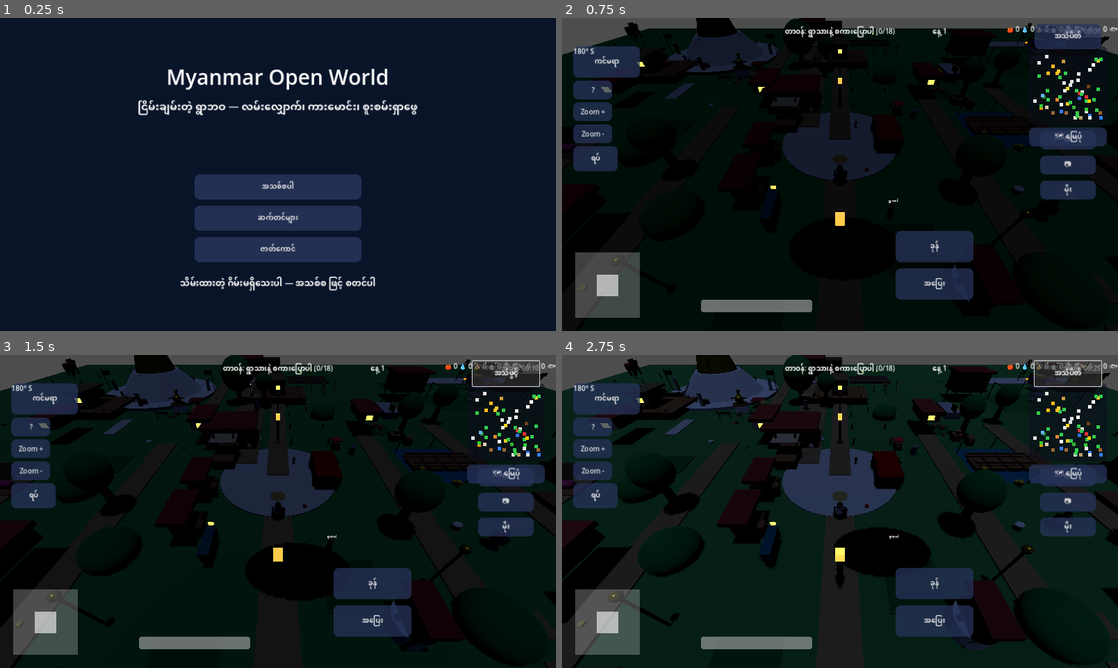
Above: before the commit, frames 1-4 (two rows, left to right).
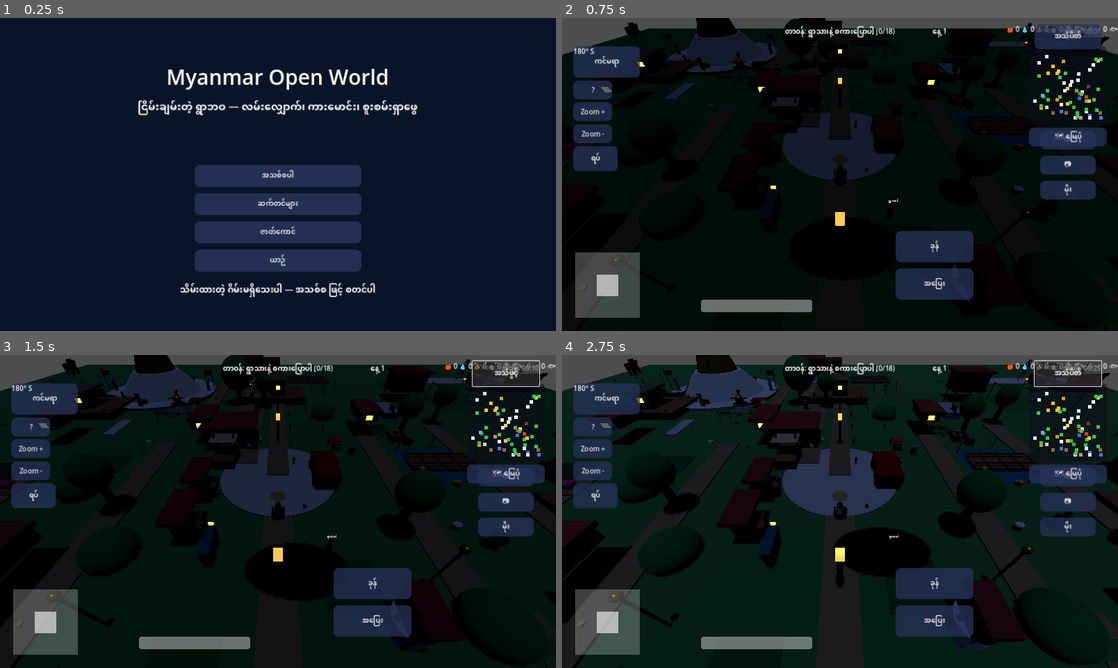
Above: after the commit, the same moments.

Repository: sudohlaingwin/gta-open-world
Game: Godot game, scene res://scenes/ui/main_menu.tscn
Same seed, same stepped clock (60 frames per second), same inputs: the game is played once before the commit and once after it.
Inputs:
- Up to frame 1 (0.25 s): no input
- Up to frame 2 (0.75 s): click "အသစ်စပါ" at 0.5 s
- Up to frame 3 (1.5 s): click "အသံပိတ်" at 1.25 s
- Up to frame 4 (2.75 s): click "အသံဖွင့်" at 2 s

The runs differ from the first frame. In frame 1, 6.2% of the frame differs, in the area x 32-68%, y 46-90%; in frame 2, nothing differs; in frame 3, less than 0.1%; in frame 4, less than 0.1%.

Commit message:
Slice 35: vehicle paint customization (menu Vehicle screen, per-vehicle presets, persisted, applied at spawn with duplicated materials) + review of opponent fd38ca1

Diff:
--- a/autoload/save_manager.gd
+++ b/autoload/save_manager.gd
@@ -30,6 +30,13 @@
 var shirt_color_html: String = "#F5F0E6"
 var longyi_color_html: String = "#145938"
 var hat_visible: bool = true
+## Slice 35 vehicle paints: defaults are the scene's own body colours
+## (car red, motorcycle teal, tuk-tuk blue), so a missing settings
+## file looks exactly like the pre-customization vehicles. Paints are
+## colours of the existing body meshes only, applied at world spawn.
+var car_paint_html: String = "#D91A26"
+var motorcycle_paint_html: String = "#1A8C99"
+var tuktuk_paint_html: String = "#1A66CC"
 ## Slice 32 control settings. camera_sensitivity scales touch-drag
 ## orbit speed (1.0 = Slice 24 behaviour); hud_scale scales every
 ## touch HUD control around its own centre (1.0 = current layout);
@@ -89,6 +96,9 @@
 	shirt_color_html = "#F5F0E6"
 	longyi_color_html = "#145938"
 	hat_visible = true
+	car_paint_html = "#D91A26"
+	motorcycle_paint_html = "#1A8C99"
+	tuktuk_paint_html = "#1A66CC"
 	camera_sensitivity = 1.0
 	hud_scale = 1.0
 	joystick_deadzone = 0.15
@@ -116,6 +126,18 @@
 			longyi_color_html = lo
 	if parsed.has("hat_visible"):
 		hat_visible = bool(parsed.get("hat_visible"))
+	if parsed.has("car_paint_html"):
+		var cp = str(parsed.get("car_paint_html"))
+		if Color.html_is_valid(cp):
+			car_paint_html = cp
+	if parsed.has("motorcycle_paint_html"):
+		var mp = str(parsed.get("motorcycle_paint_html"))
+		if Color.html_is_valid(mp):
+			motorcycle_paint_html = mp
+	if parsed.has("tuktuk_paint_html"):
+		var tp = str(parsed.get("tuktuk_paint_html"))
+		if Color.html_is_valid(tp):
+			tuktuk_paint_html = tp
 	if parsed.has("camera_sensitivity"):
 		camera_sensitivity = clampf(float(parsed.get("camera_sensitivity")), 0.5, 2.0)
 	if parsed.has("hud_scale"):
@@ -129,6 +151,9 @@
 		"shirt_color_html": shirt_color_html,
 		"longyi_color_html": longyi_color_html,
 		"hat_visible": hat_visible,
+		"car_paint_html": car_paint_html,
+		"motorcycle_paint_html": motorcycle_paint_html,
+		"tuktuk_paint_html": tuktuk_paint_html,
 		"camera_sensitivity": camera_sensitivity,
 		"hud_scale": hud_scale,
 		"joystick_deadzone": joystick_deadzone}
@@ -146,6 +171,9 @@
 	shirt_color_html = "#F5F0E6"
 	longyi_color_html = "#145938"
 	hat_visible = true
+	car_paint_html = "#D91A26"
+	motorcycle_paint_html = "#1A8C99"
+	tuktuk_paint_html = "#1A66CC"
 	camera_sensitivity = 1.0
 	hud_scale = 1.0
 	joystick_deadzone = 0.15
--- a/player.gd
+++ b/player.gd
@@ -220,6 +220,7 @@
 var pause_settings_panel: Node = null
 var pending_talked_names: Array = []
 var pending_growth_applied: bool = false
+var vehicle_paints_applied: bool = false
 var last_saved_stage: int = -1
 
 func _ready() -> void:
@@ -232,6 +233,8 @@
 
 func _physics_process(delta: float) -> void:
 	_apply_deferred_load()
+	if not vehicle_paints_applied:
+		_apply_vehicle_paints()
 	_update_pause_ui()
 	_autosave_on_stage_change()
 	_update_clock_label()
@@ -1857,6 +1860,43 @@
 		hat.visible = bool(sm.get("hat_visible"))
 
 
+## Slice 35 vehicle paints: apply the saved Vehicle-screen choices at
+## world spawn, one DUPLICATED body material per vehicle (the Slice 30
+## pattern). Duplication matters here too: the motorcycle body shares
+## the scene's teal paint material with the Bicycle frame, so recoloring
+## the shared material in place would repaint the bicycle as well —
+## the duplicate keeps the bicycle (and every other node) untouched.
+## Runs on the first physics frame, when every scene node is in the
+## tree; if any body mesh is missing it retries next frame instead of
+## silently skipping a vehicle. Applied on world load, not live:
+## changing a paint in the menu shows up the next time the world loads.
+func _apply_vehicle_paints() -> void:
+	var sm = _sm()
+	if sm == null:
+		return
+	var bodies: Array = [
+		["../Car/MeshInstance3D", "car_paint_html"],
+		["../Motorcycle/MeshInstance3D", "motorcycle_paint_html"],
+		["../TukTuk/TukBody", "tuktuk_paint_html"],
+	]
+	for entry in bodies:
+		var mesh = get_node_or_null(str(entry[0])) as MeshInstance3D
+		if mesh == null:
+			return
+		var html = str(sm.get(str(entry[1])))
+		if not Color.html_is_valid(html):
+			continue
+		var base = mesh.get_surface_override_material(0)
+		if base == null:
+			continue
+		var mat = base.duplicate() as StandardMaterial3D
+		if mat == null:
+			continue
+		mat.albedo_color = Color(html)
+		mesh.set_surface_override_material(0, mat)
+	vehicle_paints_applied = true
+
+
 ## Slice 32 HUD size: scales every touch HUD control around its own
 ## centre, from the persisted hud_scale (0.8–1.25, default 1.0).
 ## Applied at world spawn and again on pause-resume, so a change
--- a/scenes/ui/main_menu.gd
+++ b/scenes/ui/main_menu.gd
@@ -8,14 +8,19 @@
 ## Slice 30 adds Character (wired exactly like Settings): it shows
 ## the outfit panel, whose choices persist in SaveManager settings
 ## and apply to the player at world spawn.
+## Slice 35 adds Vehicle the same way: it shows the paint panel,
+## whose choices persist in SaveManager settings and apply to the
+## player vehicles at world spawn.
 
 var continue_button: Button = null
 var new_game_button: Button = null
 var settings_button: Button = null
 var character_button: Button = null
+var vehicle_button: Button = null
 var no_save_label: Label = null
 var settings_panel: Node = null
 var character_panel: Node = null
+var vehicle_panel: Node = null
 
 
 func _ready() -> void:
@@ -31,9 +36,13 @@
 	character_button = get_node_or_null("CharacterButton") as Button
 	if character_button != null:
 		character_button.pressed.connect(_on_character_pressed)
+	vehicle_button = get_node_or_null("VehicleButton") as Button
+	if vehicle_button != null:
+		vehicle_button.pressed.connect(_on_vehicle_pressed)
 	no_save_label = get_node_or_null("NoSaveLabel") as Label
 	settings_panel = get_node_or_null("SettingsPanel")
 	character_panel = get_node_or_null("CharacterPanel")
+	vehicle_panel = get_node_or_null("VehiclePanel")
 	_refresh_continue()
 
 
@@ -89,3 +98,13 @@
 	character_panel.visible = true
 	if character_panel.has_method("refresh"):
 		character_panel.call("refresh")
+
+
+func _on_vehicle_pressed() -> void:
+	if vehicle_panel == null:
+		vehicle_panel = get_node_or_null("VehiclePanel")
+	if vehicle_panel == null:
+		return
+	vehicle_panel.visible = true
+	if vehicle_panel.has_method("refresh"):
+		vehicle_panel.call("refresh")
--- a/scenes/ui/main_menu.tscn
+++ b/scenes/ui/main_menu.tscn
@@ -1,8 +1,9 @@
-[gd_scene load_steps=5 format=3]
+[gd_scene load_steps=6 format=3]
 
 [ext_resource type="Script" path="res://scenes/ui/main_menu.gd" id="1_menu_script"]
 [ext_resource type="PackedScene" path="res://scenes/ui/settings_panel.tscn" id="2_settings_panel"]
 [ext_resource type="PackedScene" path="res://scenes/ui/character_panel.tscn" id="3_character_panel"]
+[ext_resource type="PackedScene" path="res://scenes/ui/vehicle_panel.tscn" id="4_vehicle_panel"]
 
 [sub_resource type="StyleBoxFlat" id="StyleBoxFlat_menu_button"]
 bg_color = Color(0.15, 0.2, 0.35, 0.9)
@@ -62,9 +63,9 @@
 [node name="ContinueButton" type="Button" parent="."]
 theme_override_styles/normal = SubResource("StyleBoxFlat_menu_button")
 anchor_left = 0.35
-anchor_top = 0.40
+anchor_top = 0.38
 anchor_right = 0.65
-anchor_bottom = 0.48
+anchor_bottom = 0.45
 offset_left = 0.0
 offset_top = 0.0
 offset_right = 0.0
@@ -74,9 +75,9 @@
 [node name="NewGameButton" type="Button" parent="."]
 theme_override_styles/normal = SubResource("StyleBoxFlat_menu_button")
 anchor_left = 0.35
-anchor_top = 0.50
+anchor_top = 0.47
 anchor_right = 0.65
-anchor_bottom = 0.58
+anchor_bottom = 0.54
 offset_left = 0.0
 offset_top = 0.0
 offset_right = 0.0
@@ -86,9 +87,9 @@
 [node name="SettingsButton" type="Button" parent="."]
 theme_override_styles/normal = SubResource("StyleBoxFlat_menu_button")
 anchor_left = 0.35
-anchor_top = 0.60
+anchor_top = 0.56
 anchor_right = 0.65
-anchor_bottom = 0.68
+anchor_bottom = 0.63
 offset_left = 0.0
 offset_top = 0.0
 offset_right = 0.0
@@ -98,20 +99,32 @@
 [node name="CharacterButton" type="Button" parent="."]
 theme_override_styles/normal = SubResource("StyleBoxFlat_menu_button")
 anchor_left = 0.35
-anchor_top = 0.70
+anchor_top = 0.65
 anchor_right = 0.65
-anchor_bottom = 0.78
+anchor_bottom = 0.72
 offset_left = 0.0
 offset_top = 0.0
 offset_right = 0.0
 offset_bottom = 0.0
 text = "ဇာတ်ကောင်"
 
+[node name="VehicleButton" type="Button" parent="."]
+theme_override_styles/normal = SubResource("StyleBoxFlat_menu_button")
+anchor_left = 0.35
+anchor_top = 0.74
+anchor_right = 0.65
+anchor_bottom = 0.81
+offset_left = 0.0
+offset_top = 0.0
+offset_right = 0.0
+offset_bottom = 0.0
+text = "ယာဉ်"
+
 [node name="NoSaveLabel" type="Label" parent="."]
 anchor_left = 0.2
-anchor_top = 0.82
+anchor_top = 0.84
 anchor_right = 0.8
-anchor_bottom = 0.88
+anchor_bottom = 0.90
 offset_left = 0.0
 offset_top = 0.0
 offset_right = 0.0
@@ -126,3 +139,6 @@
 
 [node name="CharacterPanel" parent="." instance=ExtResource("3_character_panel")]
 visible = false
+
+[node name="VehiclePanel" parent="." instance=ExtResource("4_vehicle_panel")]
+visible = false
--- /dev/null
+++ b/scenes/ui/vehicle_panel.gd
@@ -0,0 +1,102 @@
+extends Panel
+## Slice 35 vehicle panel: paint presets for the three physics-polished
+## road vehicles (car, motorcycle, tuk-tuk), picked from the main menu.
+## Presets are DATA here; the chosen colours persist in SaveManager
+## settings (settings.json) and player.gd applies them at world spawn.
+## The vehicles are primitive meshes, so this is COLOURS of the
+## existing body meshes only — no new meshes, no new models, no
+## parts or accessories. If a control is shown, it changes the game:
+## every preset button writes settings immediately, and refresh()
+## always shows the saved choice for the selected vehicle.
+## Applied on world load, not live: changing a paint in the menu
+## shows up the next time the world loads.
+
+const VEHICLES: Array = ["Car", "Motorcycle", "TukTuk"]
+const VEHICLE_LABELS: Array = ["ကား", "ဆိုင်ကယ်", "သုံးဘီး"]
+const VEHICLE_KEYS: Array = ["car_paint_html", "motorcycle_paint_html", "tuktuk_paint_html"]
+const PRESETS: Array = [
+	[
+		{"name": "အနီ (မူလ)", "color": "#D91A26"},
+		{"name": "အဖြူ", "color": "#F2F2F2"},
+		{"name": "နက်ပြာ", "color": "#1A2A4A"},
+		{"name": "ရွှေဝါ", "color": "#D9A419"},
+	],
+	[
+		{"name": "စိမ်းပြာ (မူလ)", "color": "#1A8C99"},
+		{"name": "အနီ", "color": "#D91A26"},
+		{"name": "အနက်", "color": "#1A1A1A"},
+		{"name": "လိမ္မော်", "color": "#E67E22"},
+	],
+	[
+		{"name": "အပြာ (မူလ)", "color": "#1A66CC"},
+		{"name": "အဝါ", "color": "#F2C200"},
+		{"name": "အစိမ်း", "color": "#1A7A3A"},
+		{"name": "ပန်းရောင်", "color": "#D94A7A"},
+	],
+]
+
+var selected_vehicle: int = 0
+var vehicle_buttons: Array = []
+var preset_buttons: Array = []
+var current_label: Label = null
+var back_button: Button = null
+
+
+func _ready() -> void:
+	for i in range(VEHICLES.size()):
+		var btn = get_node_or_null("Vehicle%dButton" % (i + 1)) as Button
+		if btn != null:
+			btn.text = str(VEHICLE_LABELS[i])
+			btn.pressed.connect(_on_vehicle_pressed.bind(i))
+			vehicle_buttons.append(btn)
+	for i in range(4):
+		var btn = get_node_or_null("Preset%dButton" % (i + 1)) as Button
+		if btn != null:
+			btn.pressed.connect(_on_preset_pressed.bind(i))
+			preset_buttons.append(btn)
+	current_label = get_node_or_null("CurrentLabel") as Label
+	back_button = get_node_or_null("BackButton") as Button
+	if back_button != null:
+		back_button.pressed.connect(_on_back_pressed)
+	refresh()
+
+
+func _sm():
+	return get_node_or_null("/root/SaveManager")
+
+
+func refresh() -> void:
+	var sm = _sm()
+	for i in range(preset_buttons.size()):
+		var btn = preset_buttons[i] as Button
+		if btn != null:
+			btn.text = str(PRESETS[selected_vehicle][i]["name"])
+	if sm == null:
+		return
+	var key = str(VEHICLE_KEYS[selected_vehicle])
+	var saved = str(sm.get(key))
+	var current = "စိတ်ကြိုက်"
+	for i in range(PRESETS[selected_vehicle].size()):
+		if saved == str(PRESETS[selected_vehicle][i]["color"]):
+			current = str(PRESETS[selected_vehicle][i]["name"])
+			break
+	if current_label != null:
+		current_label.text = "လက်ရှိဆေး (" + str(VEHICLE_LABELS[selected_vehicle]) + "): " + current
+
+
+func _on_vehicle_pressed(index: int) -> void:
+	selected_vehicle = index
+	refresh()
+
+
+func _on_preset_pressed(index: int) -> void:
+	var sm = _sm()
+	if sm == null:
+		return
+	sm.set(str(VEHICLE_KEYS[selected_vehicle]), str(PRESETS[selected_vehicle][index]["color"]))
+	sm.call("save_settings")
+	refresh()
+
+
+func _on_back_pressed() -> void:
+	visible = false
--- /dev/null
+++ b/scenes/ui/vehicle_panel.tscn
@@ -0,0 +1,154 @@
+[gd_scene load_steps=3 format=3]
+
+[ext_resource type="Script" path="res://scenes/ui/vehicle_panel.gd" id="1_vehicle_script"]
+
+[sub_resource type="StyleBoxFlat" id="StyleBoxFlat_vehicle_button"]
+bg_color = Color(0.15, 0.2, 0.35, 0.9)
+corner_radius_top_left = 12
+corner_radius_top_right = 12
+corner_radius_bottom_left = 12
+corner_radius_bottom_right = 12
+
+[node name="VehiclePanel" type="Panel"]
+anchor_left = 0.0
+anchor_top = 0.0
+anchor_right = 1.0
+anchor_bottom = 1.0
+offset_left = 0.0
+offset_top = 0.0
+offset_right = 0.0
+offset_bottom = 0.0
+script = ExtResource("1_vehicle_script")
+
+[node name="Background" type="ColorRect" parent="."]
+anchor_left = 0.0
+anchor_top = 0.0
+anchor_right = 1.0
+anchor_bottom = 1.0
+offset_left = 0.0
+offset_top = 0.0
+offset_right = 0.0
+offset_bottom = 0.0
+color = Color(0.04, 0.08, 0.16, 0.95)
+
+[node name="TitleLabel" type="Label" parent="."]
+anchor_left = 0.1
+anchor_top = 0.08
+anchor_right = 0.9
+anchor_bottom = 0.14
+offset_left = 0.0
+offset_top = 0.0
+offset_right = 0.0
+offset_bottom = 0.0
+theme_override_font_sizes/font_size = 32
+horizontal_alignment = 1
+text = "ယာဉ် ဆေးရောင်"
+
+[node name="Vehicle1Button" type="Button" parent="."]
+theme_override_styles/normal = SubResource("StyleBoxFlat_vehicle_button")
+anchor_left = 0.30
+anchor_top = 0.17
+anchor_right = 0.70
+anchor_bottom = 0.24
+offset_left = 0.0
+offset_top = 0.0
+offset_right = 0.0
+offset_bottom = 0.0
+text = "ကား"
+
+[node name="Vehicle2Button" type="Button" parent="."]
+theme_override_styles/normal = SubResource("StyleBoxFlat_vehicle_button")
+anchor_left = 0.30
+anchor_top = 0.26
+anchor_right = 0.70
+anchor_bottom = 0.33
+offset_left = 0.0
+offset_top = 0.0
+offset_right = 0.0
+offset_bottom = 0.0
+text = "ဆိုင်ကယ်"
+
+[node name="Vehicle3Button" type="Button" parent="."]
+theme_override_styles/normal = SubResource("StyleBoxFlat_vehicle_button")
+anchor_left = 0.30
+anchor_top = 0.35
+anchor_right = 0.70
+anchor_bottom = 0.42
+offset_left = 0.0
+offset_top = 0.0
+offset_right = 0.0
+offset_bottom = 0.0
+text = "သုံးဘီး"
+
+[node name="Preset1Button" type="Button" parent="."]
+theme_override_styles/normal = SubResource("StyleBoxFlat_vehicle_button")
+anchor_left = 0.30
+anchor_top = 0.46
+anchor_right = 0.70
+anchor_bottom = 0.52
+offset_left = 0.0
+offset_top = 0.0
+offset_right = 0.0
+offset_bottom = 0.0
+text = "Preset 1"
+
+[node name="Preset2Button" type="Button" parent="."]
+theme_override_styles/normal = SubResource("StyleBoxFlat_vehicle_button")
+anchor_left = 0.30
+anchor_top = 0.54
+anchor_right = 0.70
+anchor_bottom = 0.60
+offset_left = 0.0
+offset_top = 0.0
+offset_right = 0.0
+offset_bottom = 0.0
+text = "Preset 2"
+
+[node name="Preset3Button" type="Button" parent="."]
+theme_override_styles/normal = SubResource("StyleBoxFlat_vehicle_button")
+anchor_left = 0.30
+anchor_top = 0.62
+anchor_right = 0.70
+anchor_bottom = 0.68
+offset_left = 0.0
+offset_top = 0.0
+offset_right = 0.0
+offset_bottom = 0.0
+text = "Preset 3"
+
+[node name="Preset4Button" type="Button" parent="."]
+theme_override_styles/normal = SubResource("StyleBoxFlat_vehicle_button")
+anchor_left = 0.30
+anchor_top = 0.70
+anchor_right = 0.70
+anchor_bottom = 0.76
+offset_left = 0.0
+offset_top = 0.0
+offset_right = 0.0
+offset_bottom = 0.0
+text = "Preset 4"
+
+[node name="CurrentLabel" type="Label" parent="."]
+anchor_left = 0.2
+anchor_top = 0.78
+anchor_right = 0.8
+anchor_bottom = 0.83
+offset_left = 0.0
+offset_top = 0.0
+offset_right = 0.0
+offset_bottom = 0.0
+theme_override_font_sizes/font_size = 20
+horizontal_alignment = 1
+text = "လက်ရှိဆေး: "
+
+[node name="BackButton" type="Button" parent="."]
+theme_override_styles/normal = SubResource("StyleBoxFlat_vehicle_button")
+anchor_left = 0.35
+anchor_top = 0.86
+anchor_right = 0.65
+anchor_bottom = 0.93
+offset_left = 0.0
+offset_top = 0.0
+offset_right = 0.0
+offset_bottom = 0.0
+text = "ပြန်သွားမည်"
Not shown, changed: README.md
